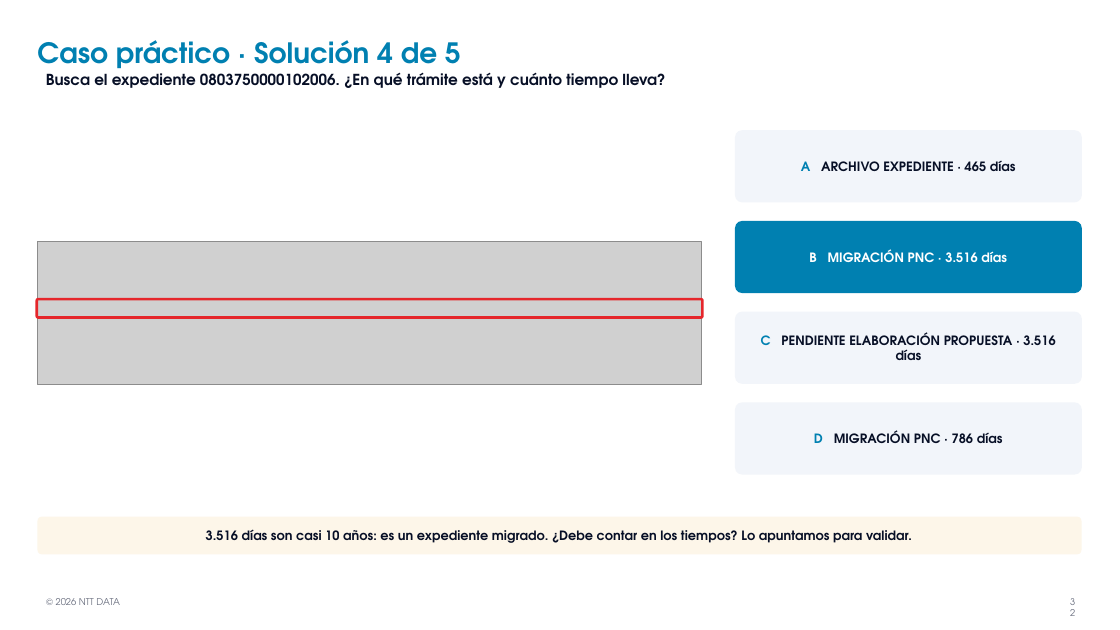
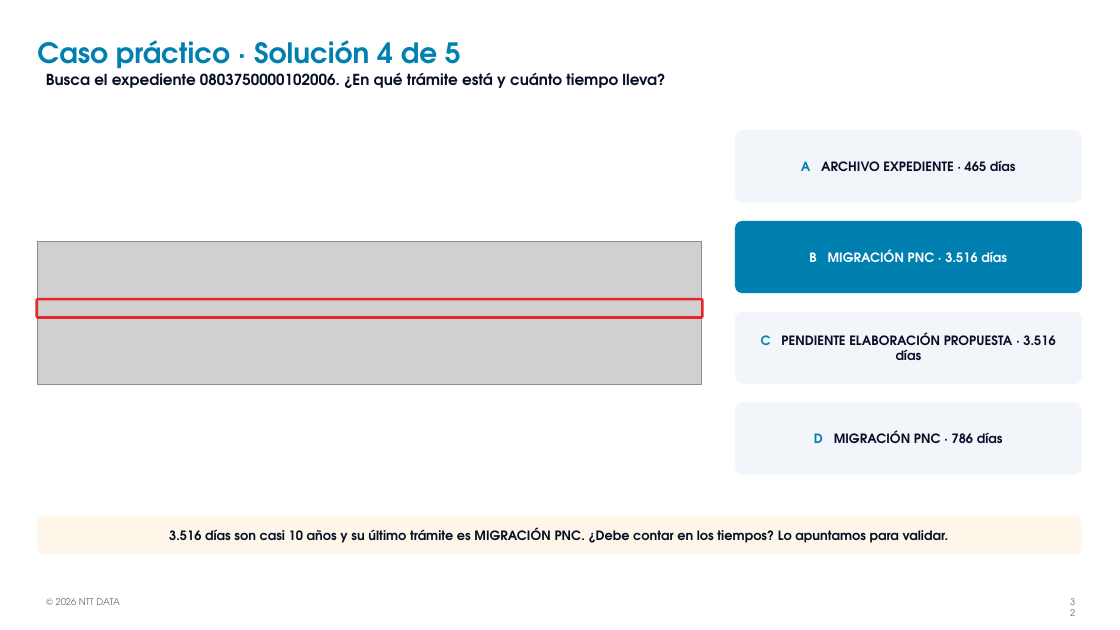
Before and after one commit to AnthonyXerri/Pruebas, a slide deck: slide 32 of mockups/Formacion_Celonis_PnC.pptx. Drawn at 1120x630 pixels with LibreOffice and Linux fonts; fonts in the diff are those of the drawing; grey boxes stand for pictures; background and template pictures are left out. Boxes give left, top, right and bottom in pixels: in the first picture for what was removed or moved away, otherwise in the second. Text is boxed around its words. In the diff, an @@ line names an element or a change of style, - is before the commit and + after.

```diff
--- a/mockups/Formacion_Celonis_PnC.pptx
+++ b/mockups/Formacion_Celonis_PnC.pptx
@@ text in rounded rectangle at [169,527,949,543]: text changed @@
-3.516 días son casi 10 años: es un expediente migrado. ¿Debe contar en los tiempos? Lo apuntamos para validar.
+3.516 días son casi 10 años y su último trámite es MIGRACIÓN PNC. ¿Debe contar en los tiempos? Lo apuntamos para validar.
```
Also in this commit, not shown: 22 other slides changed.
